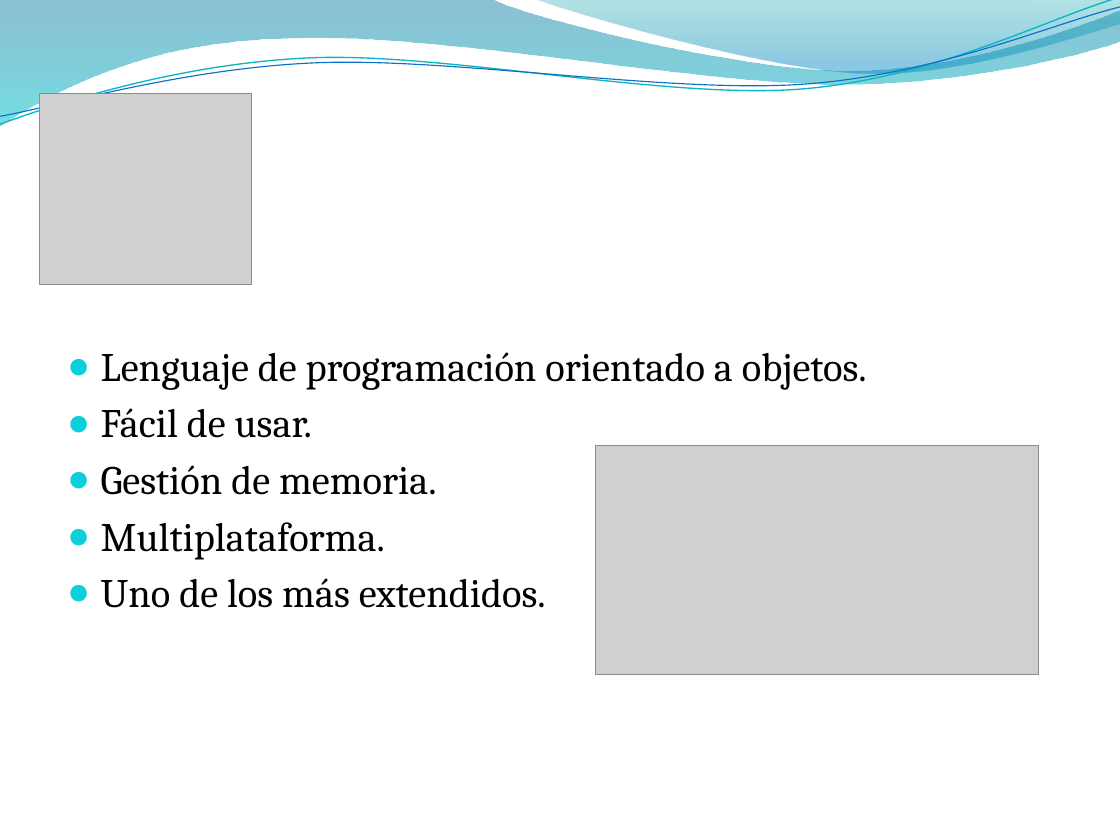
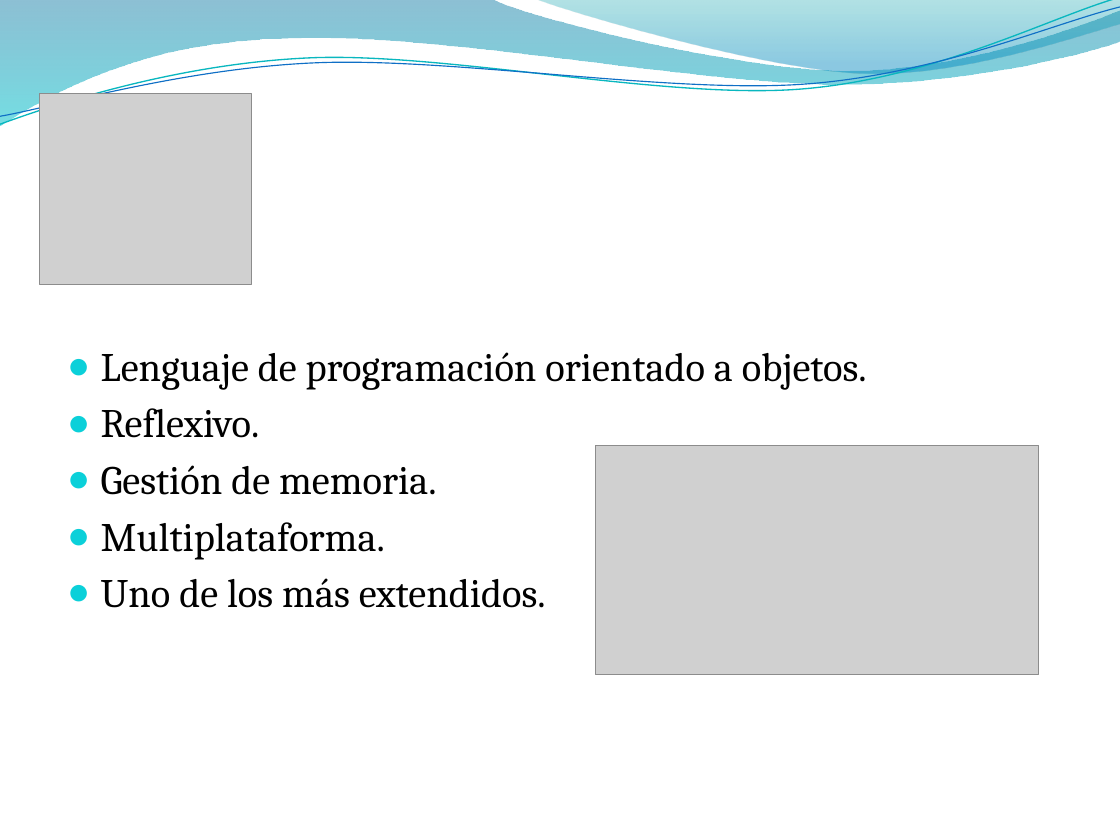
Before and after one commit to DiegoArranzGarcia/JavaTracer, a slide deck: slide 2 of JavaTracer/Analizador orientado a métodos para aplicaciones Java.pptx. Drawn at 1120x840 pixels with LibreOffice and Linux fonts; fonts in the diff are those of the drawing; grey boxes stand for pictures; background and template pictures are left out. Boxes give left, top, right and bottom in pixels: in the first picture for what was removed or moved away, otherwise in the second. Text is boxed around its words. In the diff, an @@ line names an element or a change of style, - is before the commit and + after.

Commit message:
Añadido reflexivo

```diff
--- a/JavaTracer/Analizador orientado a métodos para aplicaciones Java.pptx
+++ b/JavaTracer/Analizador orientado a métodos para aplicaciones Java.pptx
@@ text at (101, 408, 260, 438): text changed @@
-● Fácil de usar.
+● Reflexivo.
```
Also in this commit, not shown: 1 other slide changed.
